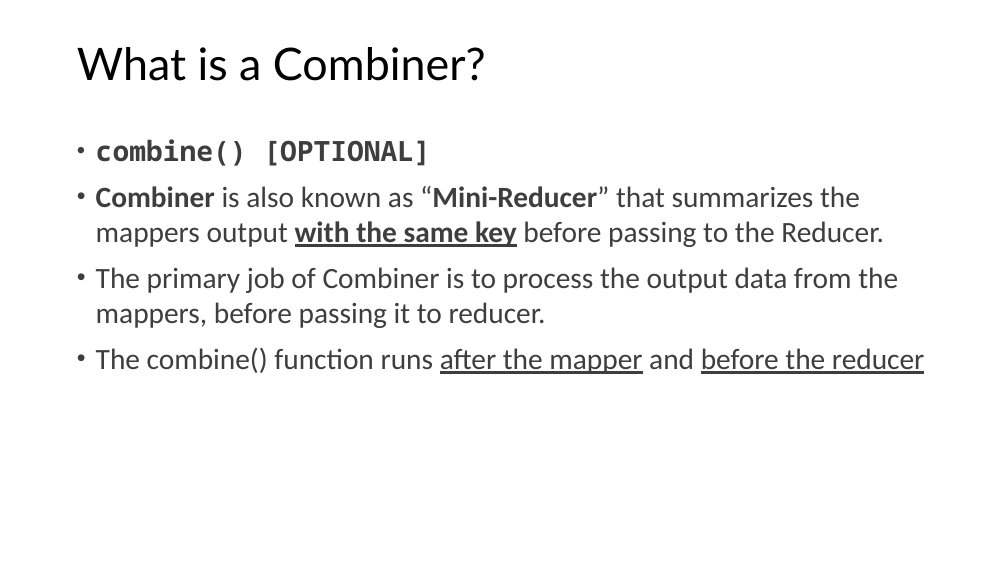
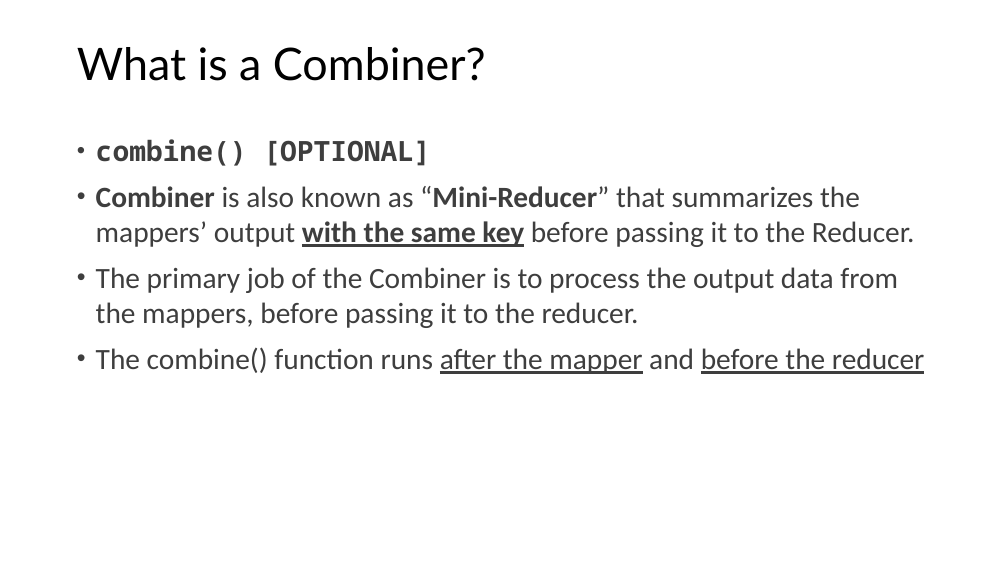
Before and after one commit to mahmoudparsian/big-data-modeling, a slide deck: slide 5 of slides/mapreduce/mapreduce_by_Mahmoud_Parsian/09_combiners_in_mapreduce.pptx. Drawn at 1008x567 pixels with LibreOffice and Linux fonts; fonts in the diff are those of the drawing; background and template pictures are left out. Boxes give left, top, right and bottom in pixels: in the first picture for what was removed or moved away, otherwise in the second. Text is boxed around its words. In the diff, an @@ line names an element or a change of style, - is before the commit and + after.

```diff
--- a/slides/mapreduce/mapreduce_by_Mahmoud_Parsian/09_combiners_in_mapreduce.pptx
+++ b/slides/mapreduce/mapreduce_by_Mahmoud_Parsian/09_combiners_in_mapreduce.pptx
@@ text at <box>96,186,915,328</box>: text changed @@
-• Combiner is also known as “Mini-Reducer” that summarizes the mappers output with the same key before passing to the Reducer.
-• The primary job of Combiner is to process the output data from the mappers, before passing it to reducer.
+• Combiner is also known as “Mini-Reducer” that summarizes the mappers’ output with the same key before passing it to the Reducer.
+• The primary job of the Combiner is to process the output data from the mappers, before passing it to the reducer.
```
Also in this commit, not shown: 7 other slides changed, 11 other files.
